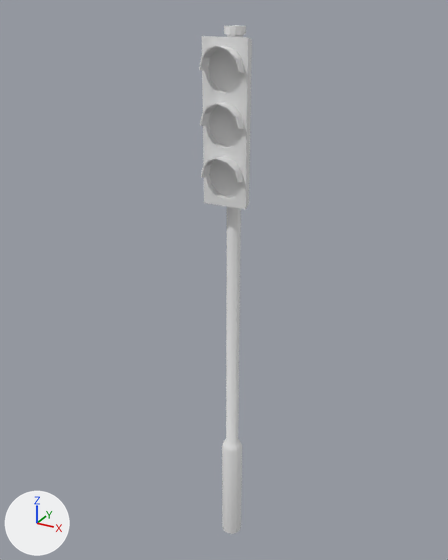
A saved change to the FBX model project/Assets/Models/Stoplicht2_Export.FBX.
Before and after are seen from a camera (50 mm lens) standing at (21.23, -3.12, 3.56) and looking at (19.51, 0.01, 1.99). The axes (+X, +Y, +Z) are drawn at lower left. The lights are the same throughout. Where no turn or scale is listed for an object, it has been applied to the vertices. Vertices at the same position are counted once.

In view in the first picture: 'StopLicht1'.
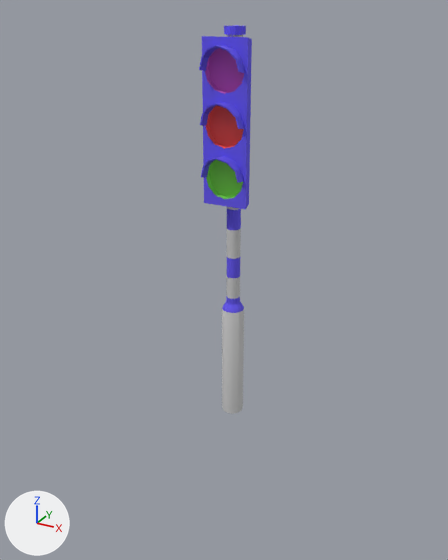
The newer file is also rescaled (x2.54), turned or shifted as a whole; pictures and numbers use the older file's frame.

Edits to the bpy script that builds the scene:
```text
Add mat_material__61:
    mat_material__61 = principled_material('Material #61')
    mat_material__61.base_color = (0.878, 0.0902, 0.0902)  # red #f15555
    mat_material__61.roughness = 0.859
Add mat_material__73:
    mat_material__73 = principled_material('Material #73')
    mat_material__73.base_color = (0.537, 0.0902, 0.576)  # pink #c255c8
    mat_material__73.roughness = 0.859
Add mat_material__60:
    mat_material__60 = principled_material('Material #60')
    mat_material__60.base_color = (0.212, 0.737, 0.0902)  # green #7fdf55
    mat_material__60.roughness = 0.859
Add mat_material__26:
    mat_material__26 = principled_material('Material #26')
    mat_material__26.base_color = (0.125, 0.0902, 0.871)  # blue #6355f0
    mat_material__26.roughness = 0.859
Add mat_material__25:
    mat_material__25 = principled_material('Material #25')
    mat_material__25.base_color = (0.588, 0.588, 0.588)  # light grey #cacaca
    mat_material__25.roughness = 0.859
Change me_mesh:
    used by ob_stoplicht1; location = (19.581, -0.005, 0.0)
    remove me_mesh.from_pydata(...)  # 372 vertices, 624 faces; spans x -0.13..0.14, y -0.21..0.07, z 0.0..3.47
    add me_mesh.from_pydata(...)  # 439 vertices, 672 faces; spans x -0.13..0.14, y -0.21..0.07, z 1.07..3.47
    me_mesh part 1
    60 vertices are removed from x -0.07..0.07, y -0.07..0.07, z 0.0..0.8
    155 faces are deleted
    1 vertex moves within x 0.0, y -0.12, z 3.09
    43 vertices are added at x -0.1..0.11, y -0.12..0.07, z 1.07..3.38
    12 new vertices lie (0.0, 0.0, -0.95) away from vertices in x -0.04..0.04, y -0.04..0.04, z 3.43
    12 new vertices lie (0.0, 0.0, -0.13) away from vertices in x -0.04..0.04, y -0.04..0.04, z 2.48
    12 new vertices lie (0.0, 0.0, -0.18) away from vertices in x -0.04..0.04, y -0.04..0.04, z 2.35
    12 new vertices lie (0.0, 0.0, -0.13) away from vertices in x -0.04..0.04, y -0.04..0.04, z 2.17
    12 new vertices lie (0.0, 0.0, -0.13) away from vertices in x -0.04..0.04, y -0.04..0.04, z 2.04
    12 new vertices lie (0.0, 0.0, -0.04) away from vertices in x -0.04..0.04, y -0.04..0.04, z 1.91
    12 new vertices lie (0.0, 0.0, 0.75) away from vertices in x -0.07..0.07, y -0.07..0.07, z 1.07
    60 new faces join them, mat_material__25 (light grey #cacaca)
    128 new faces join them, mat_material__26 (blue #6355f0)
    12 new faces join them, mat_material__73 (pink #c255c8)
    3 new faces join them, mat_material__61 (red #f15555)
    me_mesh part 2: 382 faces spanning x -0.13..0.14, y -0.21..0.06, z 2.52..3.47 switch from no material to mat_material__26 (blue #6355f0)
    me_mesh part 3: 34 faces spanning x -0.12..0.12, y -0.12..-0.08, z 2.56..2.8 switch from no material to mat_material__60 (green #7fdf55)
    me_mesh part 4: 31 faces spanning x -0.12..0.12, y -0.12..-0.08, z 2.85..3.09 switch from no material to mat_material__61 (red #f15555)
    me_mesh part 5: 22 faces spanning x -0.12..0.12, y -0.12..-0.08, z 3.14..3.38 switch from no material to mat_material__73 (pink #c255c8)
    add me_mesh.materials.append(mat_material__25)  # light grey #cacaca
```

Where the change shows, as pixel boxes [x1, y1, x2, y2] in the pictures (448 x 560 px; the box of a moved part takes in the faces that stretch with it):
'StopLicht1', reshaped (24% shorter)
    before: [199, 26, 252, 534]
    after: [199, 26, 252, 414]
part 1 of me_mesh, moved or reshaped
    before: [205, 35, 245, 534]
    after: [205, 35, 245, 414]
part 2 of me_mesh, recoloured (grey to blue)
    both: [199, 26, 252, 209]
part 3 of me_mesh, recoloured (grey to green)
    both: [206, 160, 243, 199]
part 4 of me_mesh, recoloured (grey to red)
    both: [205, 105, 244, 148]
part 5 of me_mesh, recoloured
    both: [206, 49, 242, 94]
